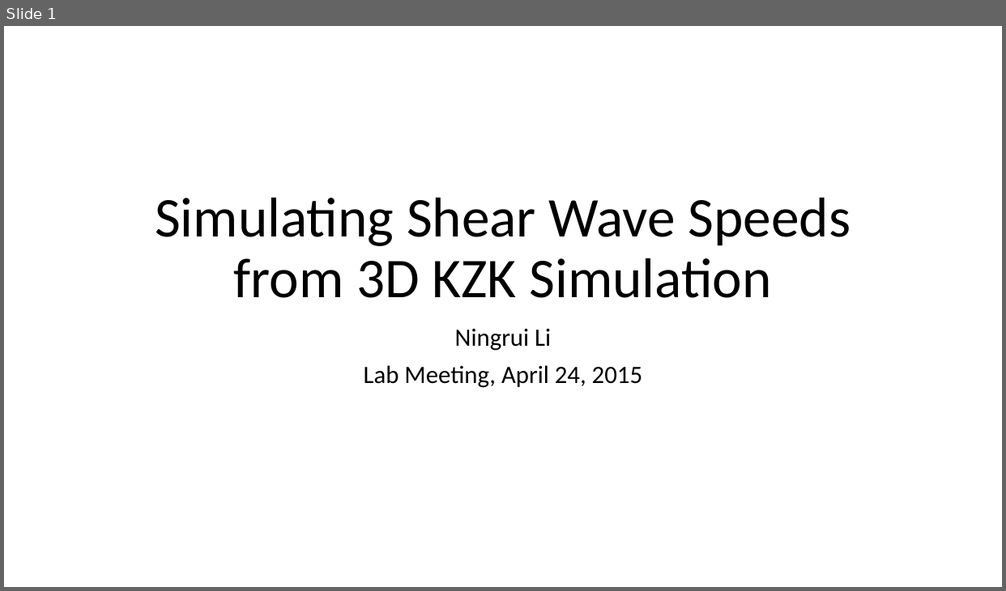
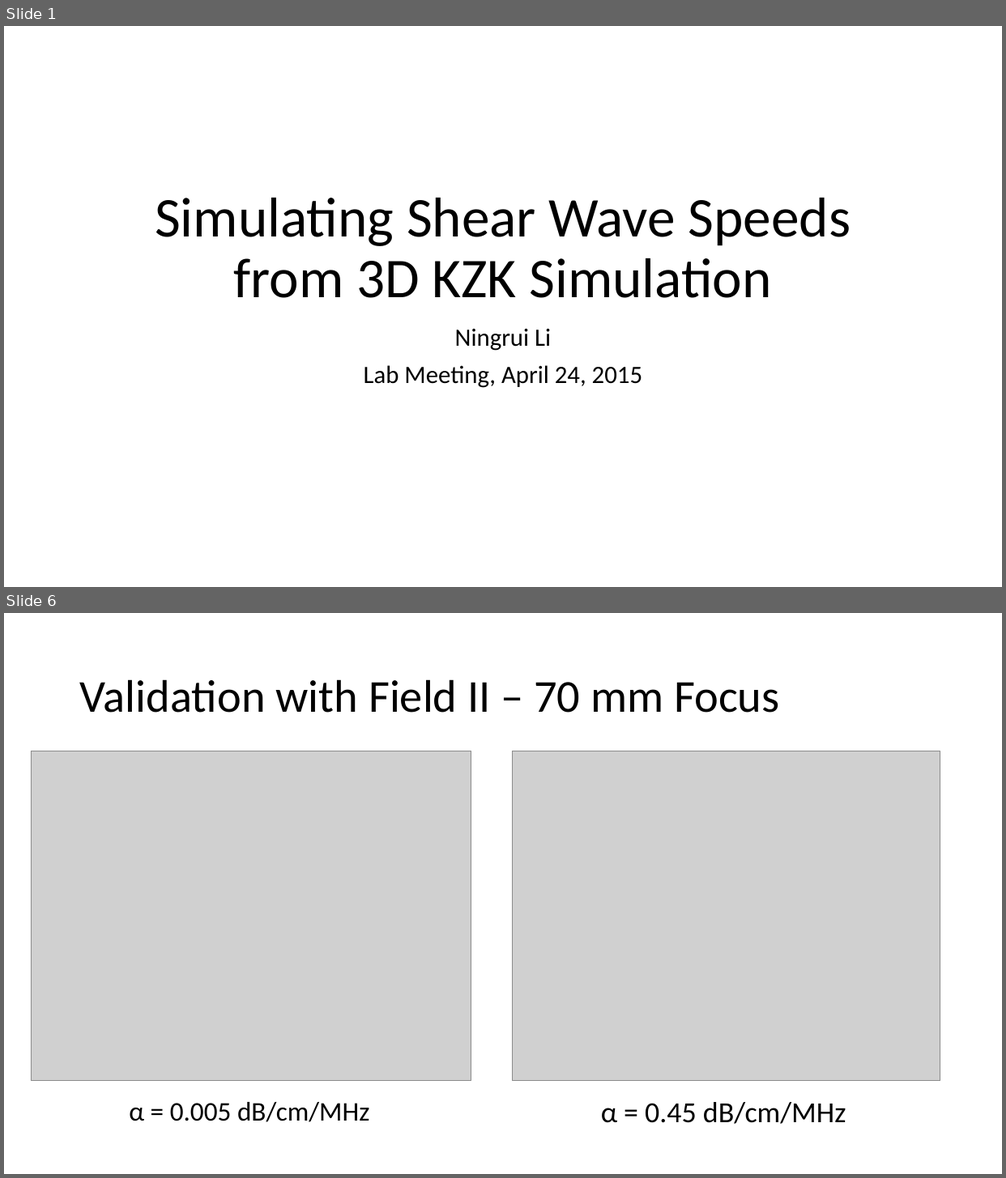
Before and after one commit to ningrui-li/nonlinear_acoustic, a slide deck: presentations/lab_meeting/lab_meeting_2015.04.24_kzk_sws.pptx. Shown one above the other, each under a label of ours: slide 1 before the commit, slides 1 and 6 after it; the slides between them are not shown. The pictures are 1006x591 and 1006x1178 pixels, drawn with LibreOffice and Linux fonts; fonts in the diff are those of the drawing; grey boxes stand for pictures. Boxes give left, top, right and bottom in pixels: in the first picture for what was removed or moved away, otherwise in the second. Text is boxed around its words. In the diff, an @@ line names an element or a change of style, - is before the commit and + after.

Commit message:
added intensity field generation and field ii validation slides to 2015.4.23 lab meeting presentation

```diff
--- a/presentations/lab_meeting/lab_meeting_2015.04.24_kzk_sws.pptx
+++ b/presentations/lab_meeting/lab_meeting_2015.04.24_kzk_sws.pptx
@@ slide 6 added at box(4, 613, 1002, 1174), background #FFFFFF @@
@@ title added at box(80, 679, 779, 713), 44 pt, text #000000 @@
+Validation with Field II – 70 mm Focus
@@ picture added at box(32, 752, 471, 1081) @@
@@ picture added at box(513, 752, 940, 1081) @@
@@ text added at box(129, 1102, 369, 1122), 25.9 pt, text #000000 @@
+α = 0.005 dB/cm/MHz
@@ text added at box(601, 1102, 846, 1124), 28 pt, text #000000 @@
+α = 0.45 dB/cm/MHz
```
Also in this commit, not shown: 1 slide changed, 4 other slides added.
